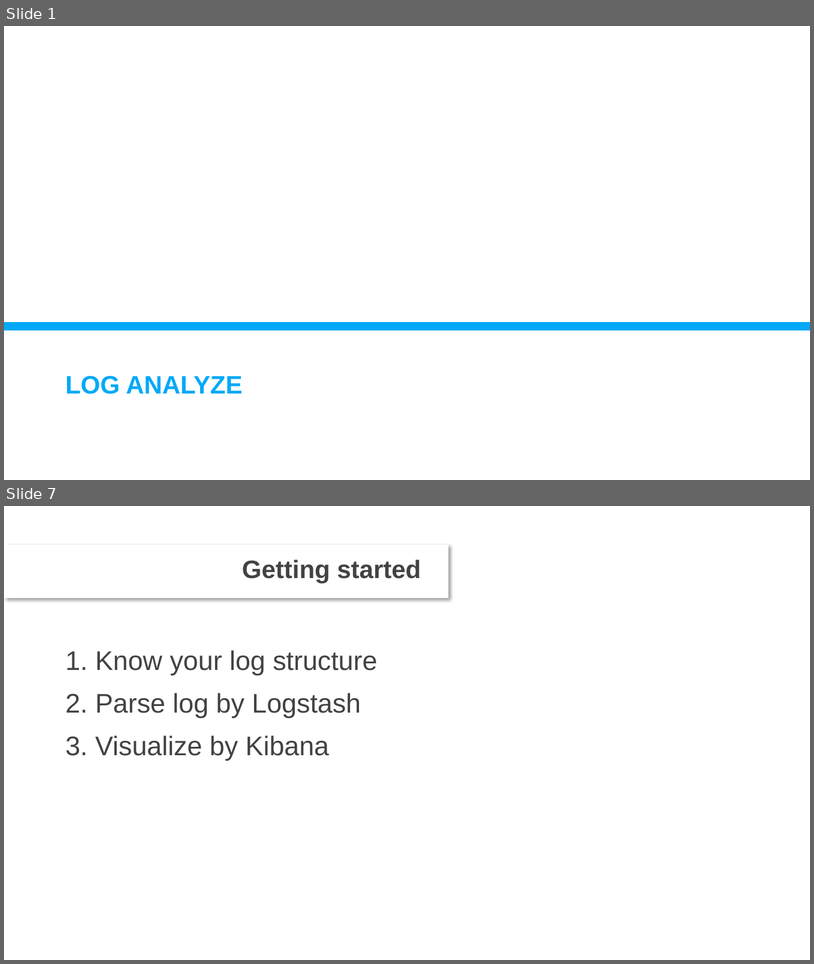
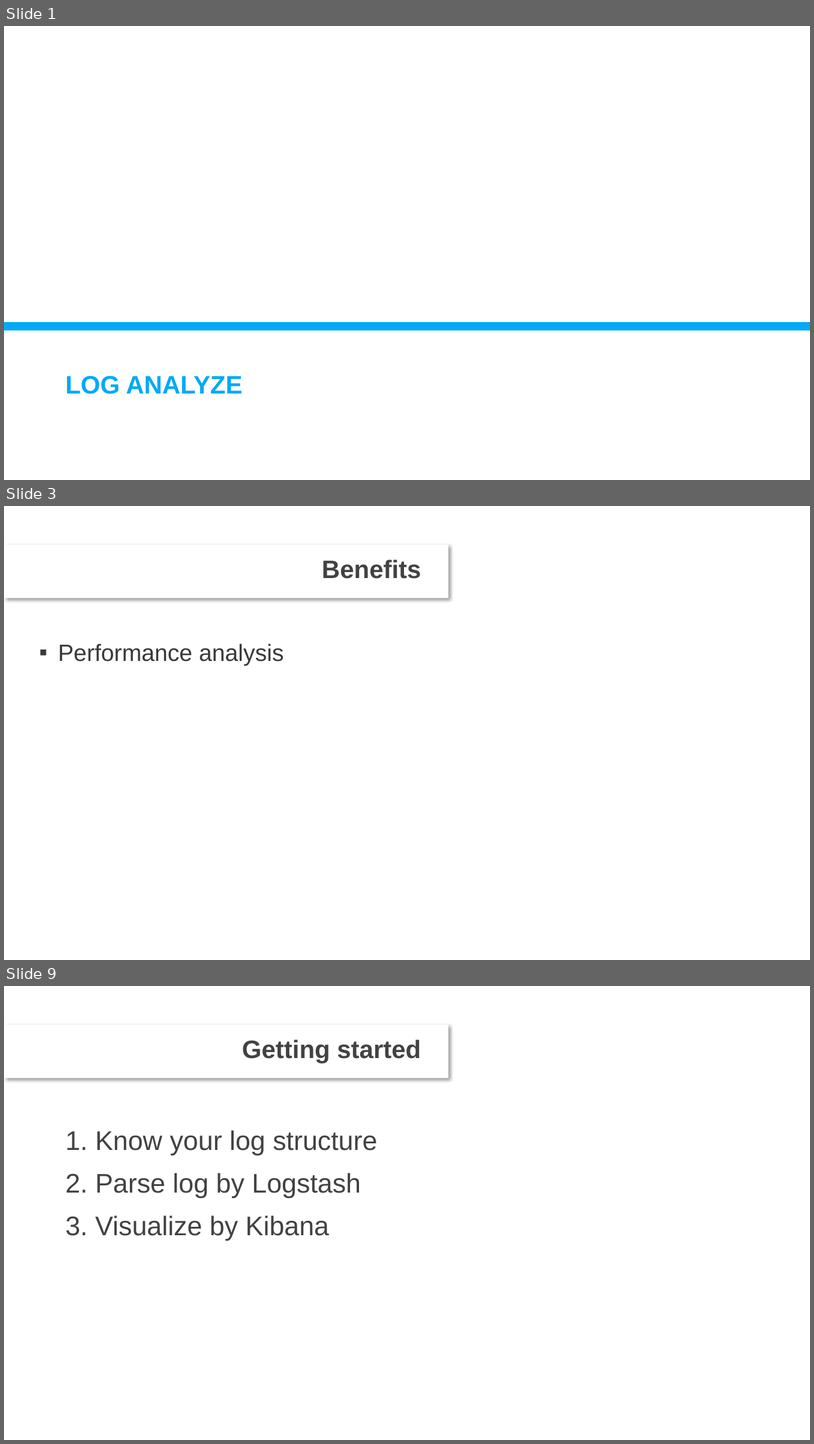
Before and after one commit to DevDay2019-AxonActive/DevDay2019---Advanced-Java, a slide deck: presentations/Log analyze.pptx. Shown one above the other, each under a label of ours: slides 1 and 7 before the commit, slides 1, 3 and 9 after it; the slides between them are not shown. The pictures are 814x964 and 814x1444 pixels, drawn with LibreOffice and Linux fonts; fonts in the diff are those of the drawing; background and template pictures are left out. Boxes give left, top, right and bottom in pixels: in the first picture for what was removed or moved away, otherwise in the second. Text is boxed around its words. In the diff, an @@ line names an element or a change of style, - is before the commit and + after.

```diff
--- a/presentations/Log analyze.pptx
+++ b/presentations/Log analyze.pptx
@@ slide 3 added at (4,506,810,960), background picture (left out); not listed: 1 template element that a slide beside it also shows @@
@@ title added at (322,559,422,579), 30 pt, text #424242, bold @@
+Benefits
@@ text added at (58,643,284,666), 28 pt, text #3B3838 @@
+▪ Performance analysis
@@ what was slide 7 is now slide 9 @@
```
Also in this commit, not shown: 5 slides changed, 1 other slide added, 1 other file.
